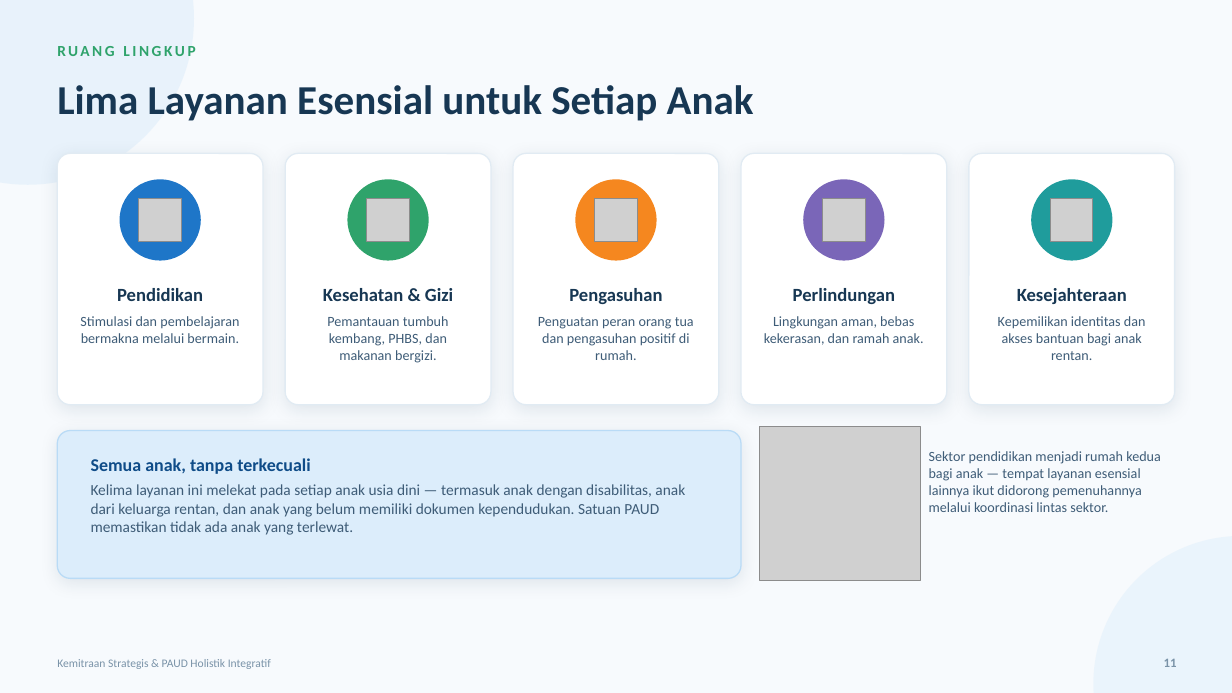
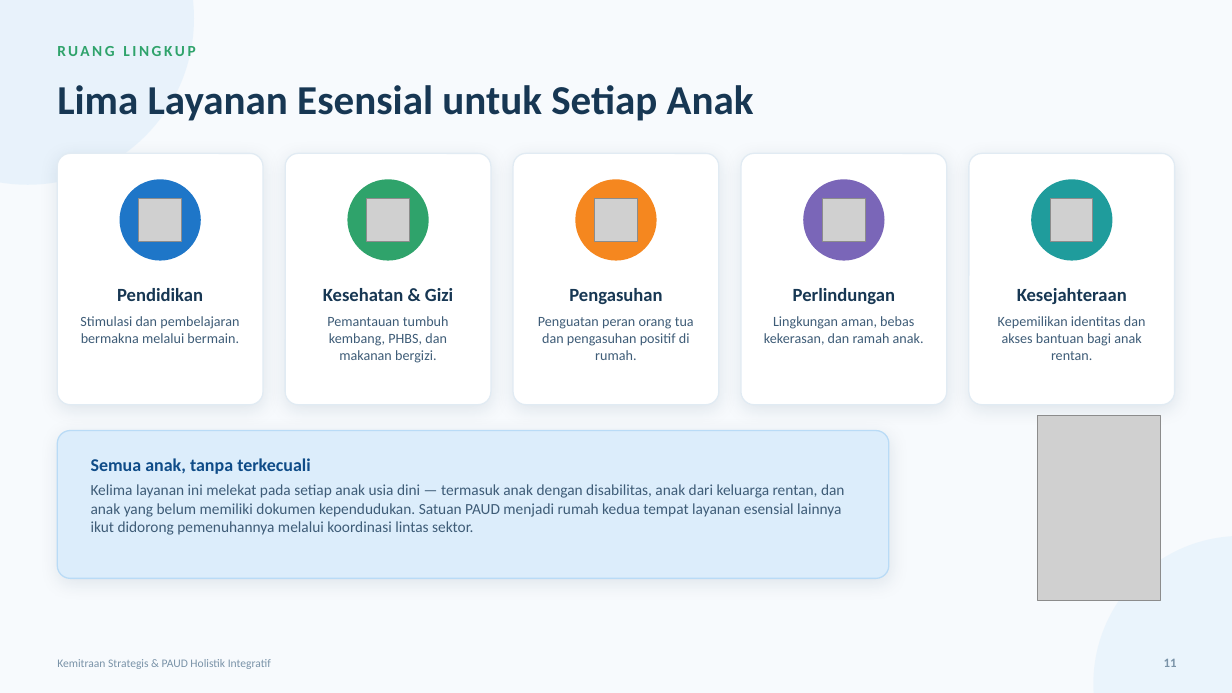
Before and after one commit to afriiqbal/kemitraanpaud, a slide deck: slide 11 of presentasi/Kemitraan_Strategis_PAUD_HI.pptx. Drawn at 1232x693 pixels with LibreOffice and Linux fonts; fonts in the diff are those of the drawing; grey boxes stand for pictures. Boxes give left, top, right and bottom in pixels: in the first picture for what was removed or moved away, otherwise in the second. Text is boxed around its words. In the diff, an @@ line names an element or a change of style, - is before the commit and + after.

```diff
--- a/presentasi/Kemitraan_Strategis_PAUD_HI.pptx
+++ b/presentasi/Kemitraan_Strategis_PAUD_HI.pptx
@@ picture added at (1038,416,1161,601) @@
@@ rounded rectangle: place and size @@
-rounded rectangle at (57,431,741,579)
+rounded rectangle at (57,431,889,579)
@@ picture removed at (760,427,921,580) @@
@@ text removed at (929,451,1161,512) @@
-Sektor pendidikan menjadi rumah kedua bagi anak — tempat layanan esensial lainnya ikut didorong pemenuhannya melalui koordinasi lintas sektor.
@@ text at (91,484,845,535): text changed @@
-Kelima layanan ini melekat pada setiap anak usia dini — termasuk anak dengan disabilitas, anak dari keluarga rentan, dan anak yang belum memiliki dokumen kependudukan. Satuan PAUD memastikan tidak ada anak yang terlewat.
+Kelima layanan ini melekat pada setiap anak usia dini — termasuk anak dengan disabilitas, anak dari keluarga rentan, dan anak yang belum memiliki dokumen kependudukan. Satuan PAUD menjadi rumah kedua tempat layanan esensial lainnya ikut didorong pemenuhannya melalui koordinasi lintas sektor.
```
Also in this commit, not shown: 23 other slides changed, 36 other files.
